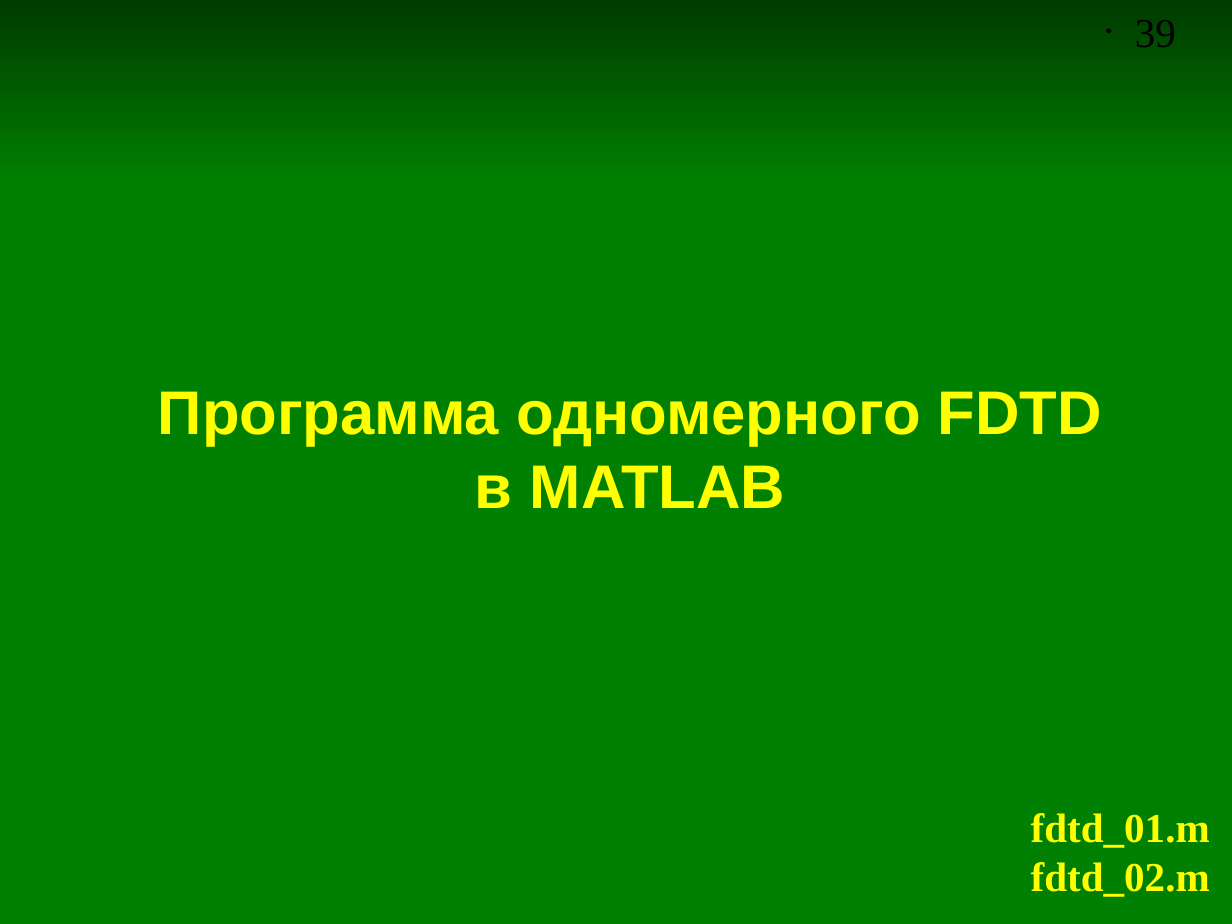
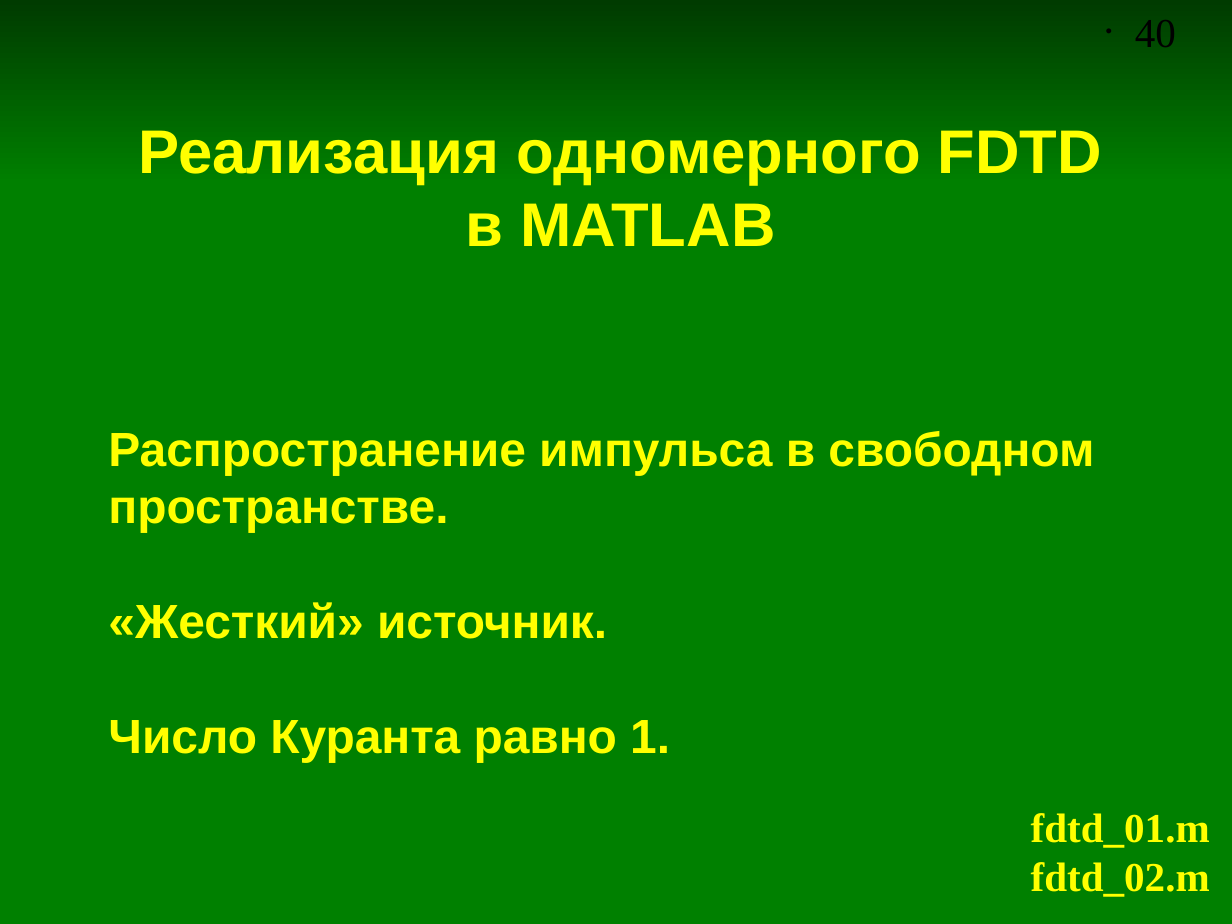
Before and after one commit to andris0147sv/modelling, a slide deck: slide 40 of presentations/2. FDTD.odp (slide 39 before the commit). Drawn at 1232x924 pixels with LibreOffice and Linux fonts; fonts in the diff are those of the drawing. Boxes give left, top, right and bottom in pixels: in the first picture for what was removed or moved away, otherwise in the second. Text is boxed around its words. In the diff, an @@ line names an element or a change of style, - is before the commit and + after.

```diff
--- a/presentations/2. FDTD.odp
+++ b/presentations/2. FDTD.odp
@@ page number at (1135, 20, 1176, 47): text changed @@
-• 39
+• 40
@@ title at (139, 130, 1102, 246): text changed @@
-Программа одномерного FDTD
-в MATLAB
+Реализация одномерного FDTD
+в MATLAB
@@ title added at (108, 431, 1094, 762), 28 pt, text #FFFF00, bold @@
+Распространение импульса в свободном пространстве.
+«Жесткий» источник.
+Число Куранта равно 1.
```
Also in this commit, not shown: 7 other slides changed, 14 slides added.
